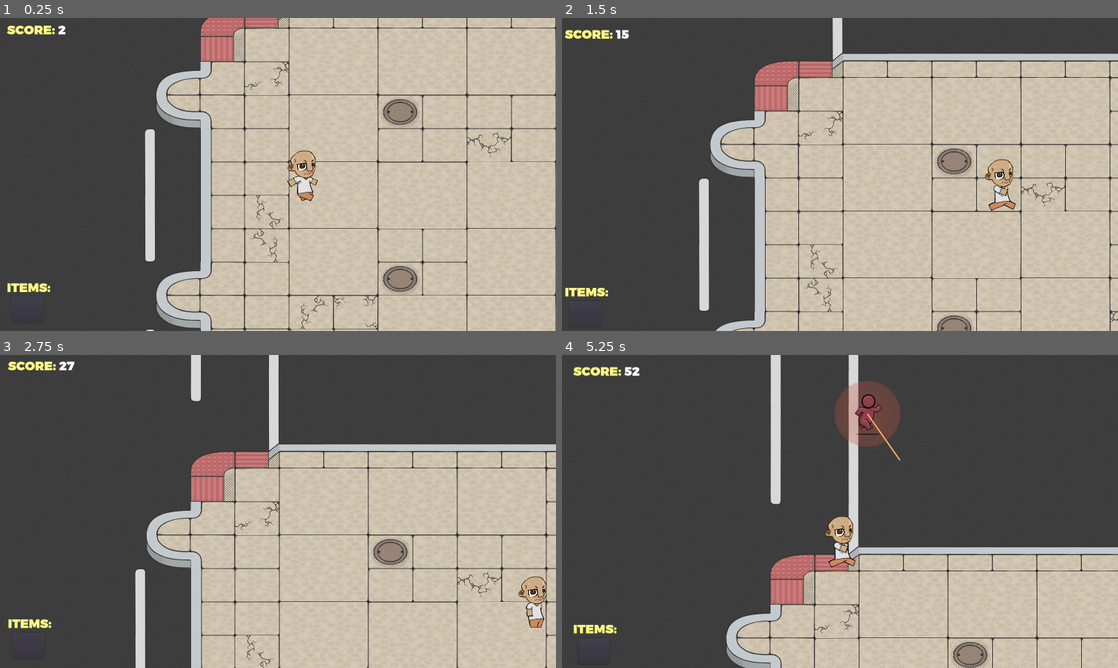
Above: before the commit, frames 1-4 (two rows, left to right).
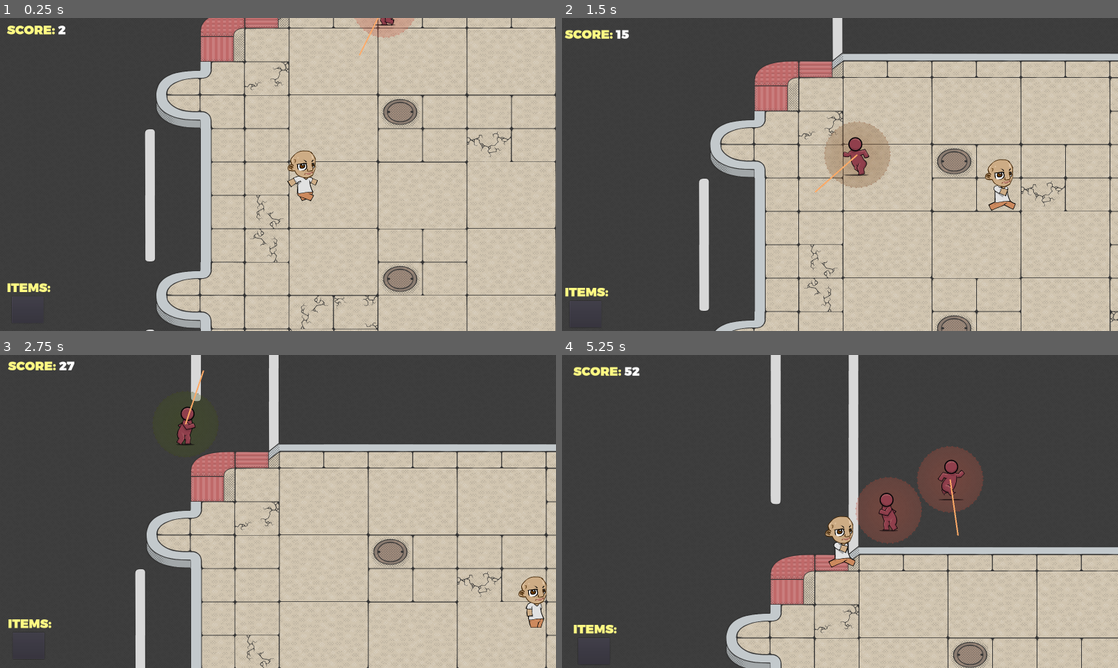
Above: after the commit, the same moments.

Repository: Mochiballz/Social_Distance_Simulator
Game: Godot game, scene res://Scenes/World.tscn
The game is run twice, just before and just after one commit, with the same random seed, the same clock (stepped at 60 frames per second) and the same inputs. The engine's default icon, where the game draws it, is replaced by a stand-in: a white triangle on a blue panel in a dark square.
Inputs (mouse positions are in pixels of both pictures, inside the frame that each line leads up to):
- Up to frame 1 (0.25 s): no input
- Up to frame 2 (1.5 s): move the mouse to (962, 158) at 0.52 s; hold Right (ui_right) 0.53-1.28 s; click (962, 158) at 0.67 s; move the mouse to (728, 190) at 1.27 s; hold Down (ui_down) from 1.28 s (still down)
- Up to frame 3 (2.75 s): move the mouse to (333, 442) at 2.02 s; release Down (ui_down) at 2.03 s; hold Right (ui_right) from 2.03 s (still down)
- Up to frame 4 (5.25 s): move the mouse to (812, 574) at 2.77 s; release Right (ui_right) at 2.78 s; hold Up (ui_up) 2.78-3.53 s; click (812, 574) at 2.92 s; move the mouse to (1006, 558) at 3.52 s; hold Left (ui_left) 3.53-5.03 s; move the mouse to (673, 464) at 4.27 s; move the mouse to (867, 511) at 5.02 s; hold Down (ui_down) from 5.03 s (still down); click (867, 511) at 5.17 s

The runs differ from the first frame. In frame 1, 0.5% of the frame differs, in the area x 63-75%, y 0-12%; in frame 2, 1.9%; in frame 3, 0.4%; in frame 4, 5.8%, in the area x 48-76%, y 8-61%.

Commit message:
Modified enemy behavior functions

Diff:
--- a/Data/infected_karen.json
+++ b/Data/infected_karen.json
@@ -1,11 +1,11 @@
 {
 	"entity_type": "infected",
 	"entity_number": 1,
-	"speed": 300,
+	"speed": 400,
 
 	"behavior_array": [
-		{"behavior" : 0, "duration" : 1},
-		{"behavior" : 2, "duration" : 0.5},
+		{"behavior" : 0, "duration" : 0.3},
+		{"behavior" : 2, "duration" : 3},
 		{"behavior" : 3, "duration" : 2}
 	],
 	"formation_array": 0,
--- a/Scripts/World.gd
+++ b/Scripts/World.gd
@@ -89,6 +89,7 @@
 
 	for e in spawn_point.entities:
 		e.speed = infected_template.speed
+		e.seek_player = infected_template.seek_to_player
 		$Entities.add_child(e)
 
 
@@ -112,6 +113,21 @@
 	for e in spawn_point.entities:
 		e.speed = map_scroll_speed
 		$Entities.add_child(e)
+
+# Spawns infected before timers start, chooses infected w/ the shortest spawn_rate_start
+# if the current round is NOT ordered. Spawns first infected in queue otherwise
+func init_spawn():
+	if current_round.ordered == 0:
+		var first_infected = current_round.in_queue[0]
+		var spawntime_min = first_infected.spawn_rate_start
+		for i in current_round.in_queue:
+			if i.spawn_rate_start < spawntime_min:
+				first_infected = i
+				spawntime_min = i.spaw_rate_start
+		spawn_infected(first_infected)
+	else:
+		spawn_infected(current_round.in_queue[current_in])
+		current_in = (current_in + 1) % current_round.in_queue.size()
 
 
 func infected_timer_update():
@@ -142,6 +158,7 @@
 
 	$RoundTimer.set_wait_time(current_round.duration)
 	$RoundTimer.connect("timeout", self, "_on_RoundTimer_timeout")
+	init_spawn()
 	create_spawn_timers()
 
 	$RoundTimer.start()
